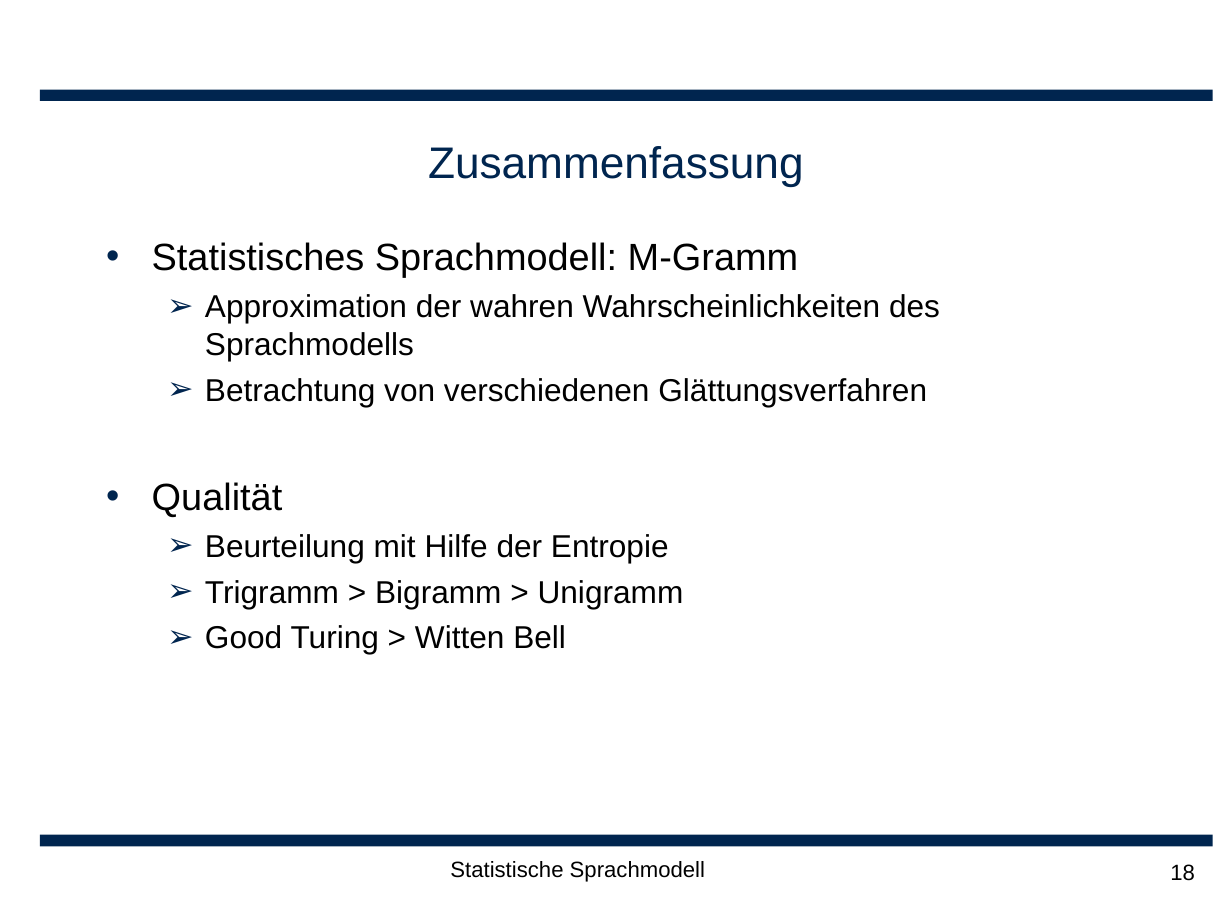
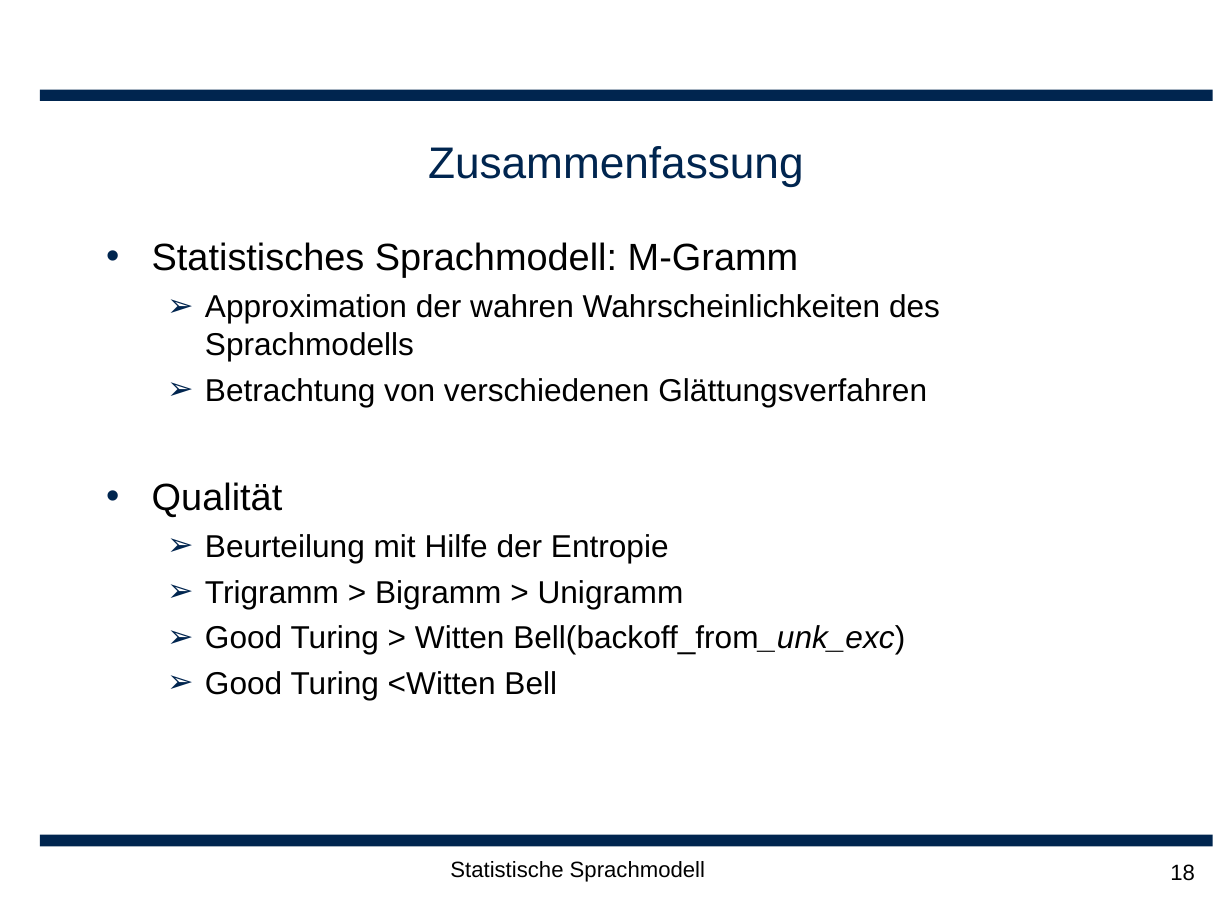
Before and after one commit to leonard117/arbeittet, a slide deck: slide 18 of ARS/doc/Statische Sprachmodellierung.ppt. Drawn at 1232x900 pixels with LibreOffice and Linux fonts; fonts in the diff are those of the drawing; background and template pictures are left out. Boxes give left, top, right and bottom in pixels: in the first picture for what was removed or moved away, otherwise in the second. Text is boxed around its words. In the diff, an @@ line names an element or a change of style, - is before the commit and + after.

```diff
--- a/ARS/doc/Statische Sprachmodellierung.ppt
+++ b/ARS/doc/Statische Sprachmodellierung.ppt
@@ text at (205, 625, 905, 700): text changed @@
-  ➢ Good Turing > Witten Bell
+  ➢ Good Turing > Witten Bell(backoff_from_unk_exc)
+  ➢ Good Turing <Witten Bell
```
Also in this commit, not shown: 7 other slides changed, 1 other file.
